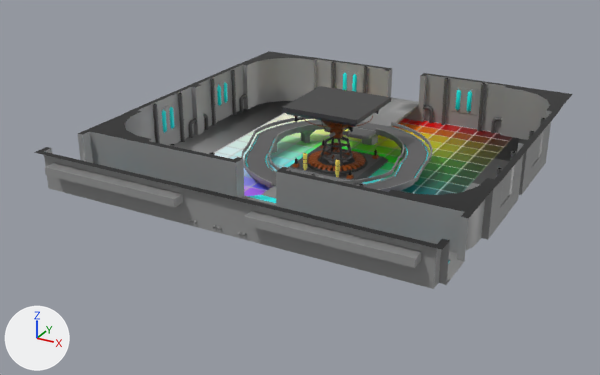
An edit to the FBX model Space Rescue/Assets/Art/Models/Environment/Rooms/T-SplitCore.fbx, drawn before and after from the same camera.
Camera for both pictures: a 50 mm lens placed at (29.2, -59.5, 25.4), pointed at (-1.3, -4.1, -2.2). Every picture has the same lights, and +X, +Y and +Z are marked at lower left. Where no turn or scale is listed for an object, it has been applied to the vertices.

In view in the first picture: 'Lava', 'T-SplitCore', 'T-SplitCoreGlass'.
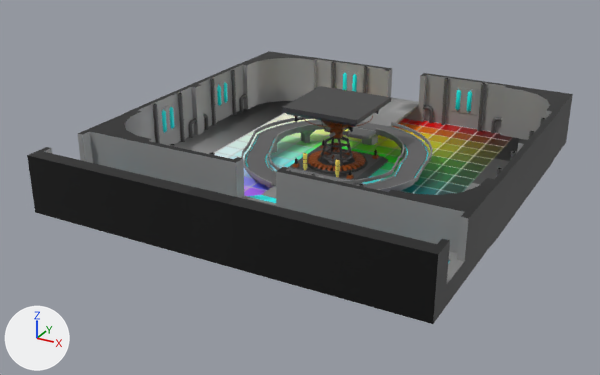
Location of each change, (x1, y1, x2, y2) in pixels of the pictures (600 x 375 px):
```json
{"object": "T-SplitCore", "change": "reshaped", "before": [34, 51, 572, 289], "after": [27, 51, 573, 324], "on screen": "15% taller"}
{"part": 1, "of": "me_plane_002", "change": "built on", "before": [34, 147, 450, 249], "after": [27, 94, 573, 324]}
```

The change, as JSON lines over the scene's bpy script:
```json
{"block": "me_plane_002", "where": "# used by ob_t_splitcore; location = (0.0, 0.0, 0.0)"}
{"op": "remove", "block": "me_plane_002", "code": "me_plane_002.from_pydata(...)  # 12649 vertices, 11953 faces; spans x -16.0..16.0, y -18.9..15.7, z -1.8..4.2"}
{"op": "add", "block": "me_plane_002", "code": "me_plane_002.from_pydata(...)  # 12690 vertices, 12000 faces; spans x -16.0..16.0, y -19.1..15.7, z -1.8..4.2"}
{"block": "me_plane_002", "change": "me_plane_002 part 1"}
{"block": "me_plane_002", "change": "10 vertices are removed from x -15.9..15.9, y -18.5, z 3.0"}
{"block": "me_plane_002", "change": "12 faces are deleted"}
{"block": "me_plane_002", "change": "4 vertices are added at (-15.9, -19.1, 3.0), (15.9, -19.1, 3.0), (-15.9, -19.1, -1.6), (15.9, -19.1, -1.6)"}
{"block": "me_plane_002", "change": "25 new vertices lie (0.0, 0.0, -4.6) away from vertices in x -16.0..16.0, y -13.0..15.7, z 3.0"}
{"block": "me_plane_002", "change": "8 new vertices lie (0.0, -1.1, 0.0) away from vertices in x -11.6..11.6, y -18.0, z 3.0"}
{"block": "me_plane_002", "change": "8 new vertices lie (0.0, 0.0, -4.6) away from vertices in x -11.6..11.6, y -19.1, z 3.0"}
{"block": "me_plane_002", "change": "6 new vertices lie (0.0, 0.0, -1.6) away from vertices in x -15.9..15.9, y -17.2..15.7, z 0.0"}
{"block": "me_plane_002", "change": "3 new faces join them, mat_material (picture img_colorgrid_png)"}
{"block": "me_plane_002", "change": "56 new faces join them, mat_rainbow_mat (picture img_colorgrid_png)"}
```
